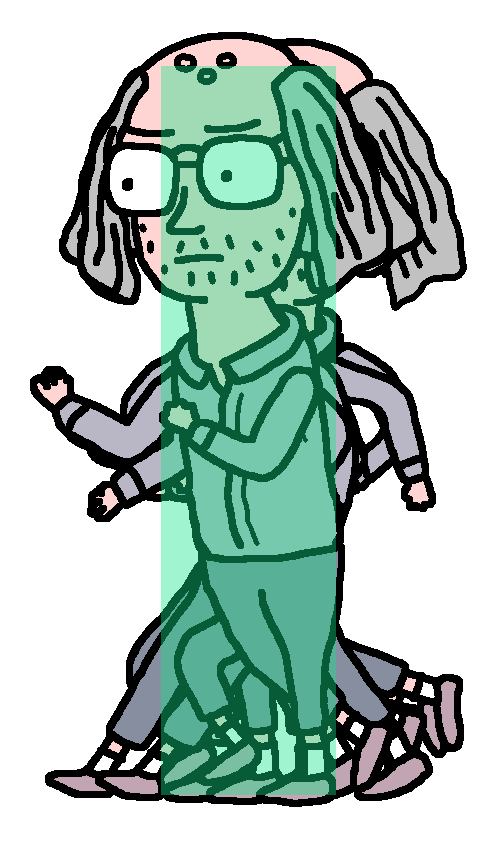
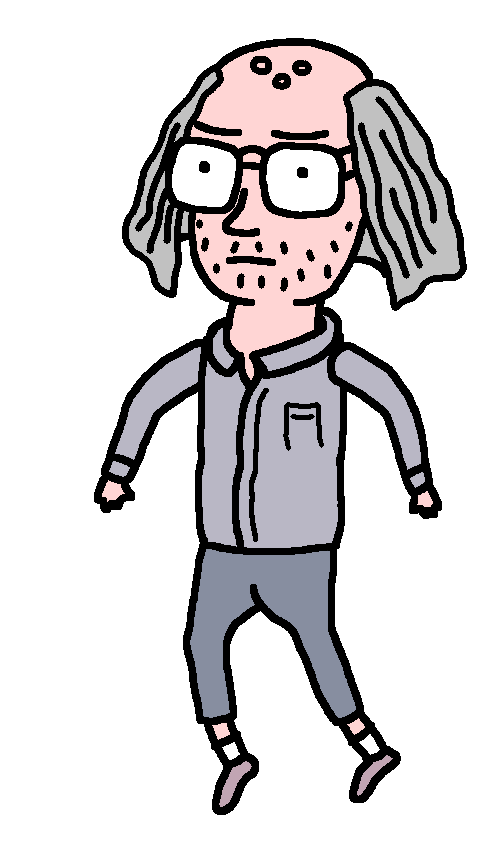
Layer changes from the first (500, 850) image to the second:
hid "collision" over [161, 66, 336, 795]
hid "run6" over [77, 32, 394, 807]
renamed "run4" to "run5", hid it, moved it above "run4" over [59, 32, 464, 801]
renamed "run5" to "run4", hid it over [77, 32, 433, 801]
hid "run3" over [30, 32, 436, 805]
hid "run2" over [45, 32, 448, 798]
added layer "jump" above "run1" over [94, 38, 464, 815]
hid "run1" over [77, 32, 392, 802]
hid "stand", opacity 100% → 57% over [120, 38, 464, 804]
